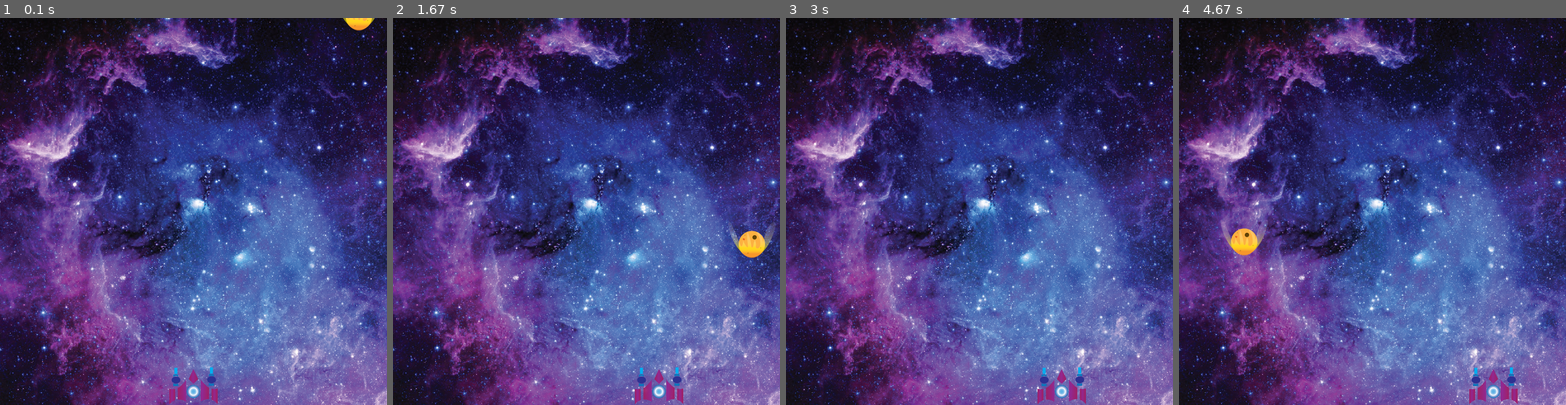
Above: before the commit, frames 1-4 (left to right).
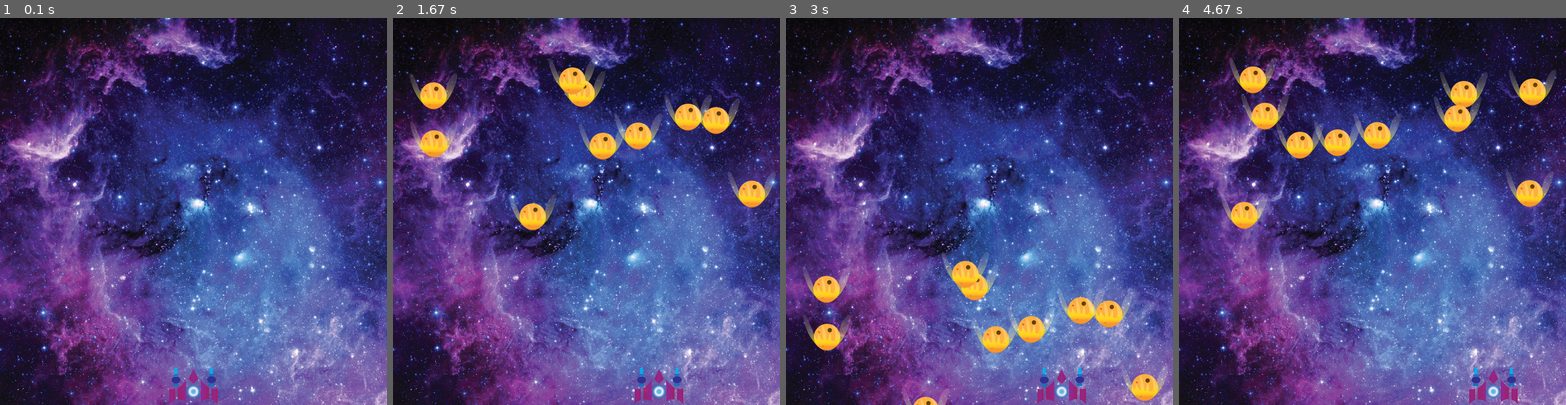
Above: after the commit, the same moments.

Repository: DemiwolfLegend/pygame-fallingMetior
Game: pygame game, started from main.py
Two runs of this game, one before a commit and one after it. Both use one fixed random seed, a clock stepped at 60 frames per second and the inputs below.
Inputs:
- Up to frame 1 (0.1 s): no input
- Up to frame 2 (1.67 s): hold Right 0.33-0.8 s; hold Right 0.83-1.3 s; hold Left from 1.33 s (still down)
- Up to frame 3 (3 s): release Left at 1.87 s; hold Left 1.9-2.3 s; hold Right 2.33-2.97 s
- Up to frame 4 (4.67 s): hold Left 3-3.47 s; hold Right 3.5-3.97 s; hold Right 4-4.47 s; hold Left from 4.5 s (still down)

The runs differ from the first frame. In frame 1, 0.2% of the frame differs, in the area x 88-97%, y 0-4%; in frame 2, 5.9%; in frame 3, 4.8%; in frame 4, 6.1%, in the area x 10-98%, y 10-62%.

Commit message:
multiple boulder
multiple boulders are falling now

Diff:
--- a/main.py
+++ b/main.py
@@ -29,9 +29,8 @@
     def __init__(self) -> None:
         self.image = pygame.image.load("./content/enemy.png")
         self.x = random.randint(0, 700)
-        self.y = -100
+        self.y = random.randint(-500, -100)
         self.change = 5
-        self.num = 10
 
     def fall(self):
         self.y += self.change
@@ -43,8 +42,12 @@
         screen.blit(self.image, (self.x, self.y))
 
 
-enemy = boulder()
 player = character()
+enemy = []
+numFall = 10
+for i in range(numFall):
+    enemy.append(boulder())
+
 run = True
 while run:
     screen.blit(backgroundImage, (0, 0))
@@ -61,8 +64,9 @@
             player.change = 0
 
     player.move()
-    enemy.fall()
+    for i in range(numFall):
+        enemy[i].fall()
+        enemy[i].show()
 
-    enemy.show()
     player.show()
     pygame.display.update()
